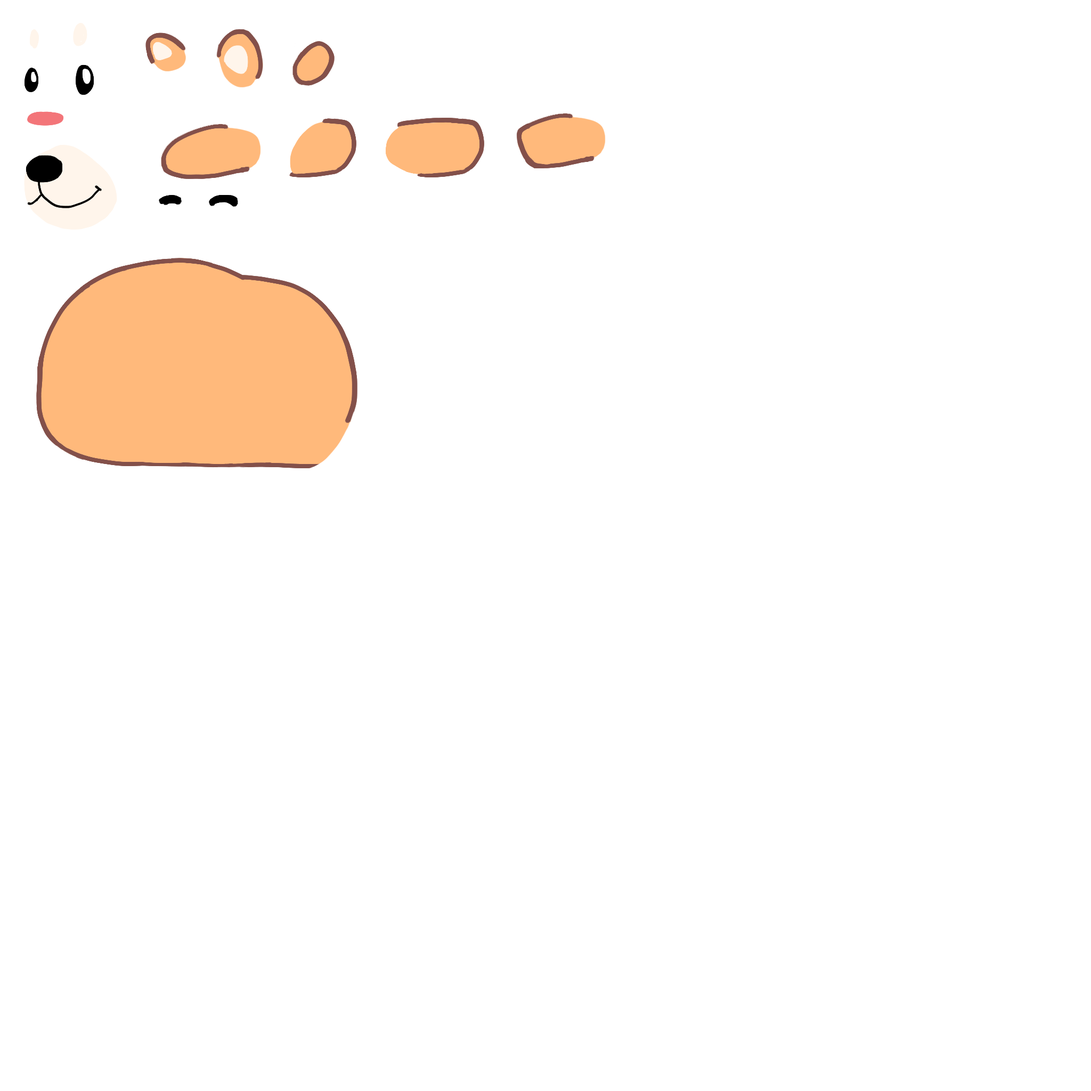
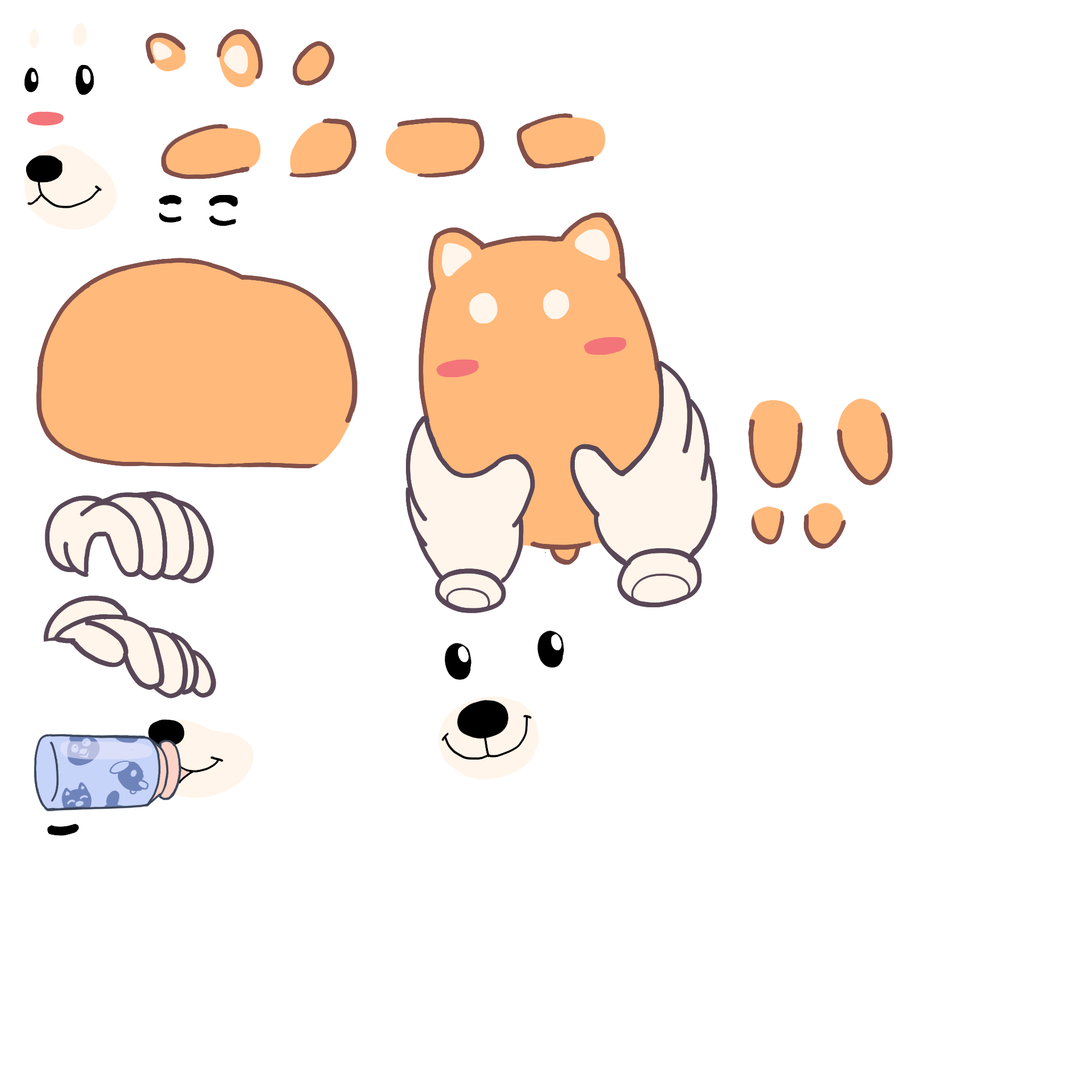
Layer changes from the first 1091x1091 image to the second:
added group "hold" with 12 layers above "sprites" over (x1=405, y1=212, x2=894, y2=781)
added layer "Layer 39" in group "hold" over (x1=436, y1=359, x2=480, y2=378)
added layer "Layer 37" in group "hold" over (x1=445, y1=630, x2=565, y2=681)
added layer "Layer 38" in group "hold" over (x1=441, y1=699, x2=532, y2=760)
added layer "Layer 40" in group "hold" over (x1=438, y1=696, x2=539, y2=781)
added layer "face" in group "hold" over (x1=441, y1=229, x2=611, y2=325)
added layer "line" (1st of 3, in "hold") in group "hold" over (x1=405, y1=212, x2=718, y2=614)
added layer "Layer 41" in group "hold" over (x1=748, y1=400, x2=804, y2=489)
added layer "Layer 42" in group "hold" over (x1=837, y1=398, x2=894, y2=486)
added layer "Layer 43" in group "hold" over (x1=750, y1=506, x2=785, y2=545)
added layer "Layer 44" in group "hold" over (x1=803, y1=499, x2=847, y2=549)
added group "sprites" with 14 layers above "small 2" over (x1=158, y1=212, x2=606, y2=473)
added layer "Layer 21" in group "sprites" over (x1=158, y1=212, x2=237, y2=226)
added group "mouth drink" with 8 layers above "Layer 31" over (x1=33, y1=719, x2=254, y2=837)
added layer "Layer 27" in group "mouth drink" over (x1=33, y1=733, x2=182, y2=812)
added layer "Layer 34" (60%) in group "mouth drink" over (x1=50, y1=740, x2=153, y2=761)
added layer "Layer 32" in group "mouth drink" over (x1=54, y1=739, x2=193, y2=804)
added layer "Layer 33" in group "mouth drink" over (x1=61, y1=733, x2=149, y2=811)
added layer "Layer 26" in group "mouth drink" over (x1=34, y1=734, x2=191, y2=812)
added layer "Layer 23" in group "mouth drink" over (x1=148, y1=719, x2=224, y2=784)
added layer "Layer 24" in group "mouth drink" over (x1=146, y1=719, x2=254, y2=799)
added layer "Layer 31" above "Layer 30" over (x1=43, y1=595, x2=217, y2=699)
added layer "Layer 30" above "Layer 28" over (x1=44, y1=491, x2=215, y2=584)
…and 2 more changes (2 added)
